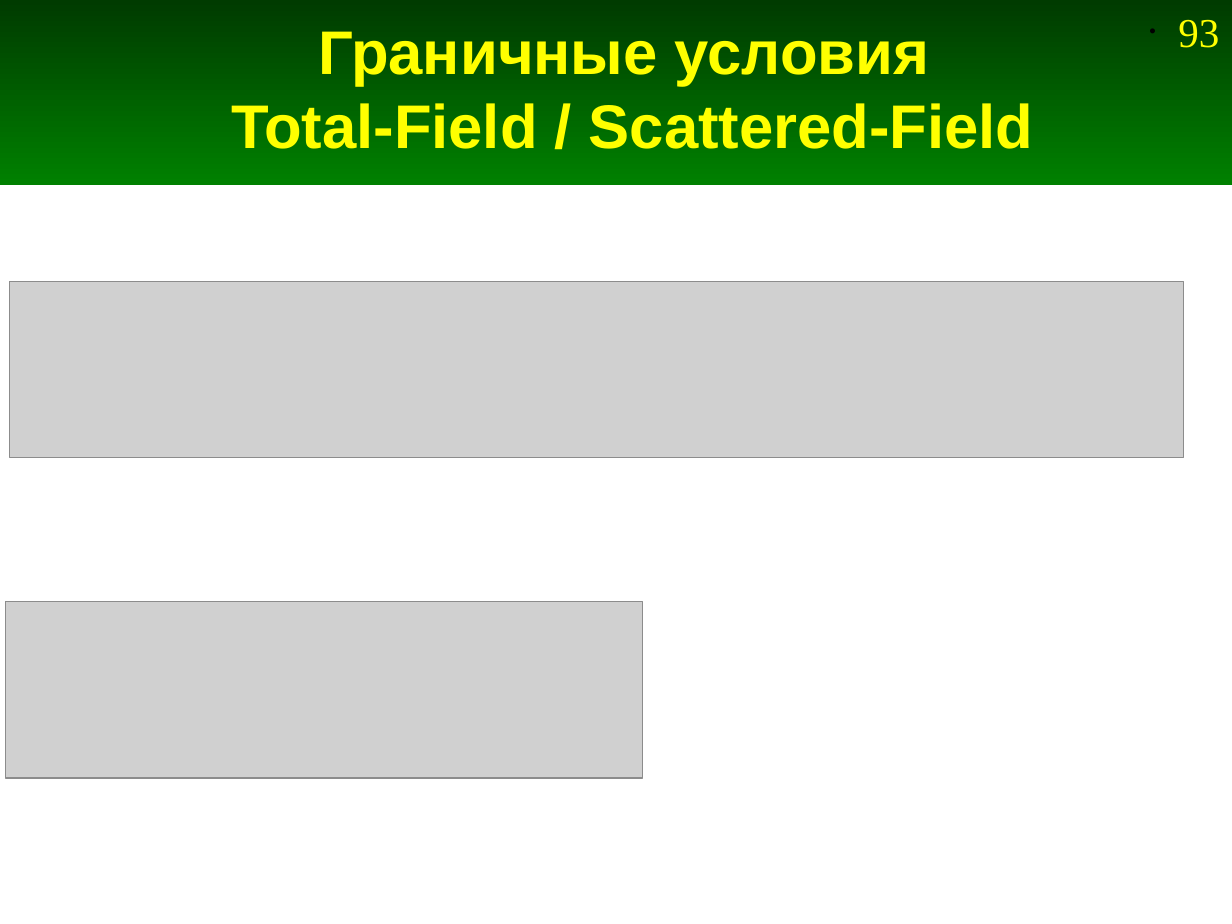
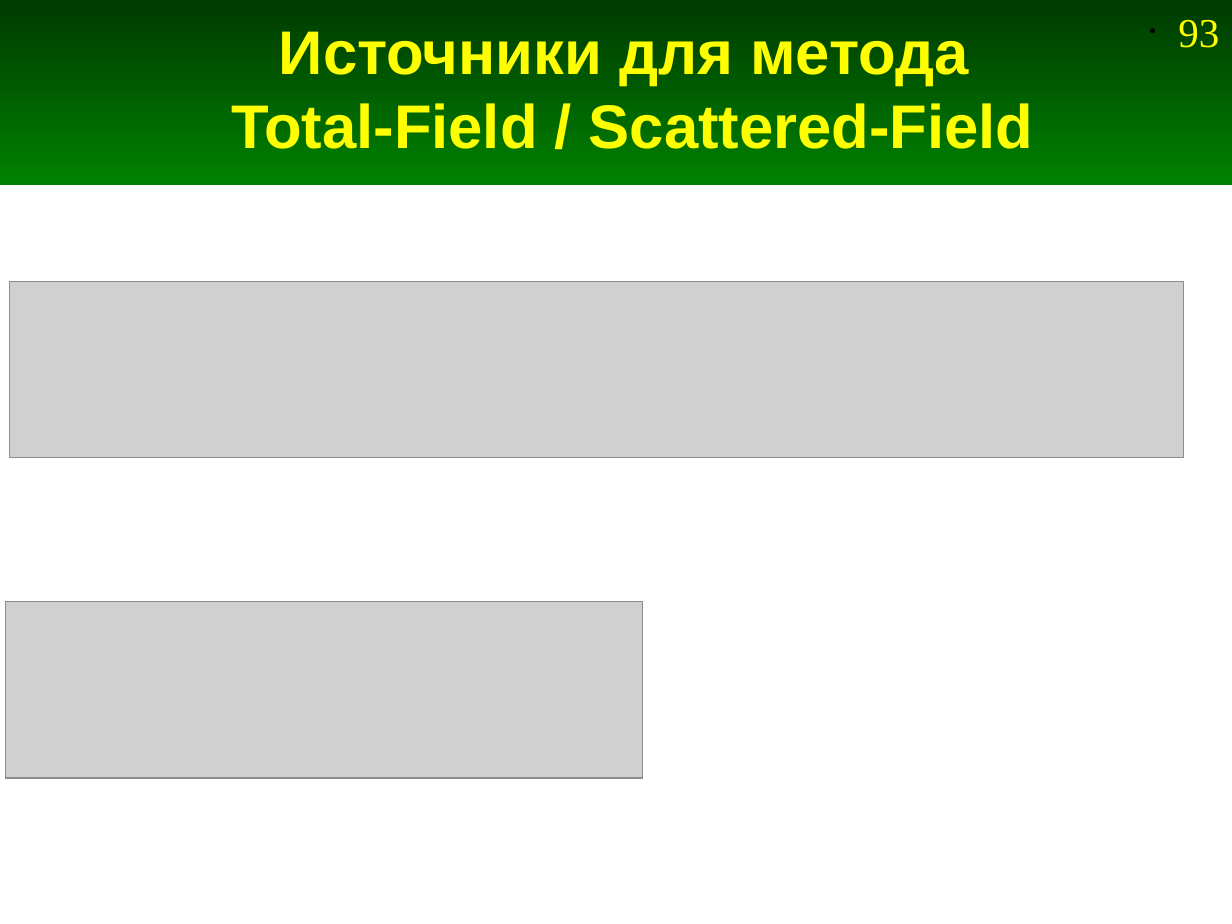
Before and after one commit to andris0147sv/modelling, a slide deck: slide 93 of presentations/2. FDTD.odp. Drawn at 1232x924 pixels with LibreOffice and Linux fonts; fonts in the diff are those of the drawing; grey boxes stand for pictures. Boxes give left, top, right and bottom in pixels: in the first picture for what was removed or moved away, otherwise in the second. Text is boxed around its words. In the diff, an @@ line names an element or a change of style, - is before the commit and + after.

```diff
--- a/presentations/2. FDTD.odp
+++ b/presentations/2. FDTD.odp
@@ title at (231, 31, 1034, 149): text changed @@
-Граничные условия
-Total-Field / Scattered-Field
+Источники для метода
+Total-Field / Scattered-Field
```
Also in this commit, not shown: 2 other slides changed, 2 slides added, 2 slides removed, 1 other file.
